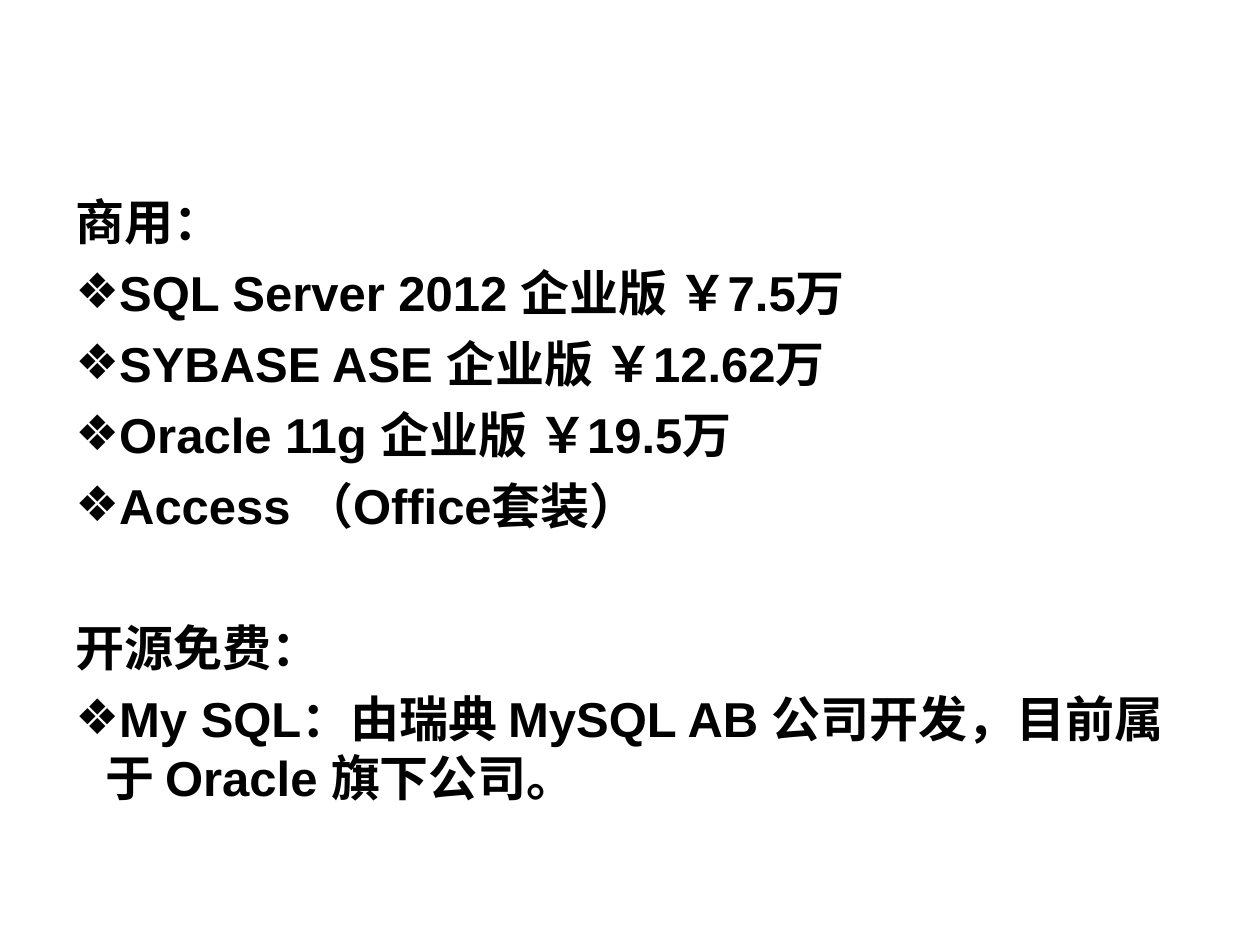
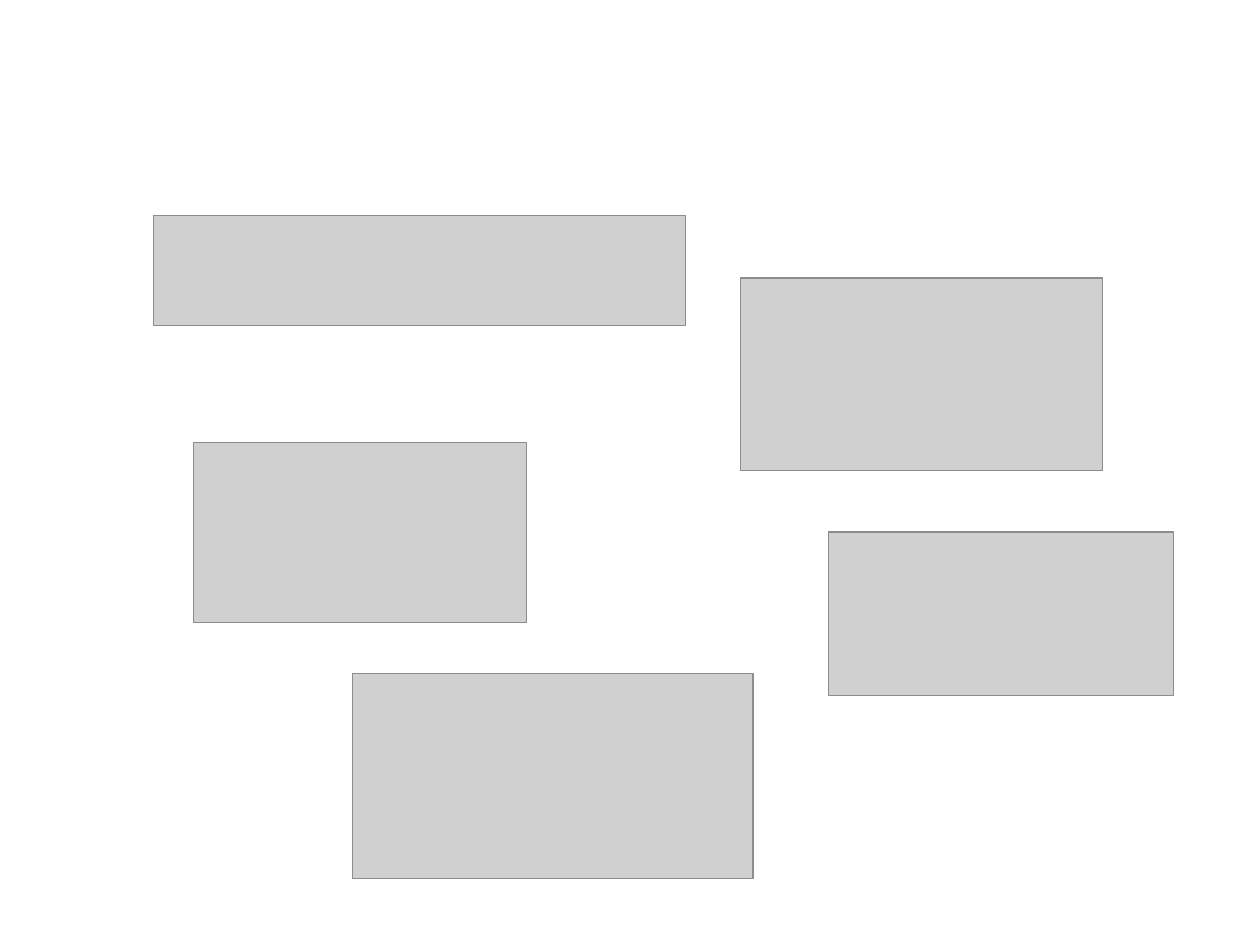
Before and after one commit to HBU/DataBase, a slide deck: slide 3 of PPT/DB第01章.ppt (slide 8 before the commit). Drawn at 1260x945 pixels with LibreOffice and Linux fonts; fonts in the diff are those of the drawing; grey boxes stand for pictures; background and template pictures are left out. Boxes give left, top, right and bottom in pixels: in the first picture for what was removed or moved away, otherwise in the second. Text is boxed around its words. In the diff, an @@ line names an element or a change of style, - is before the commit and + after.

```diff
--- a/PPT/DB第01章.ppt
+++ b/PPT/DB第01章.ppt
@@ text removed at (75, 198, 1163, 801) @@
-商用：
-❖ SQL Server 2012 企业版 ￥7.5万
-❖ SYBASE ASE 企业版 ￥12.62万
-❖ Oracle 11g 企业版 ￥19.5万
-❖ Access （Office套装）
-开源免费：
-❖ My SQL：由瑞典 MySQL AB 公司开发，目前属于 Oracle 旗下公司。
@@ picture added at (154, 215, 685, 325) @@
@@ picture added at (741, 278, 1102, 471) @@
@@ picture added at (193, 442, 527, 622) @@
@@ picture added at (828, 532, 1173, 696) @@
@@ picture added at (353, 674, 753, 879) @@
```
Also in this commit, not shown: 6 other slides changed, 2 slides added, 2 slides removed, 1 other file.
